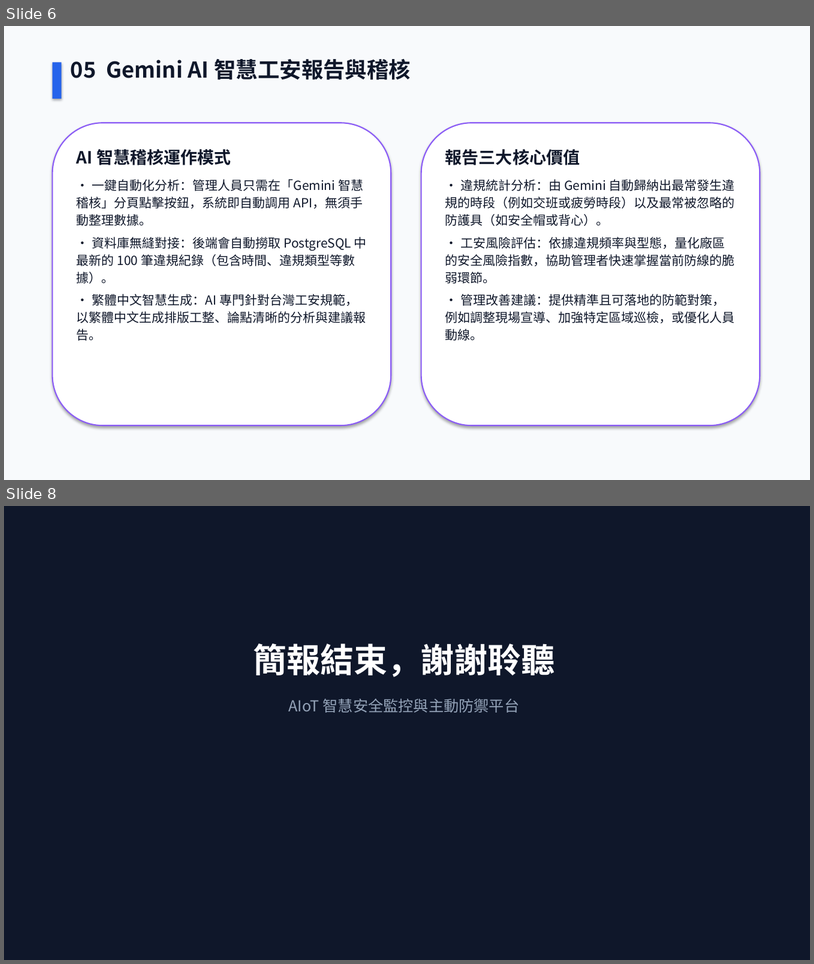
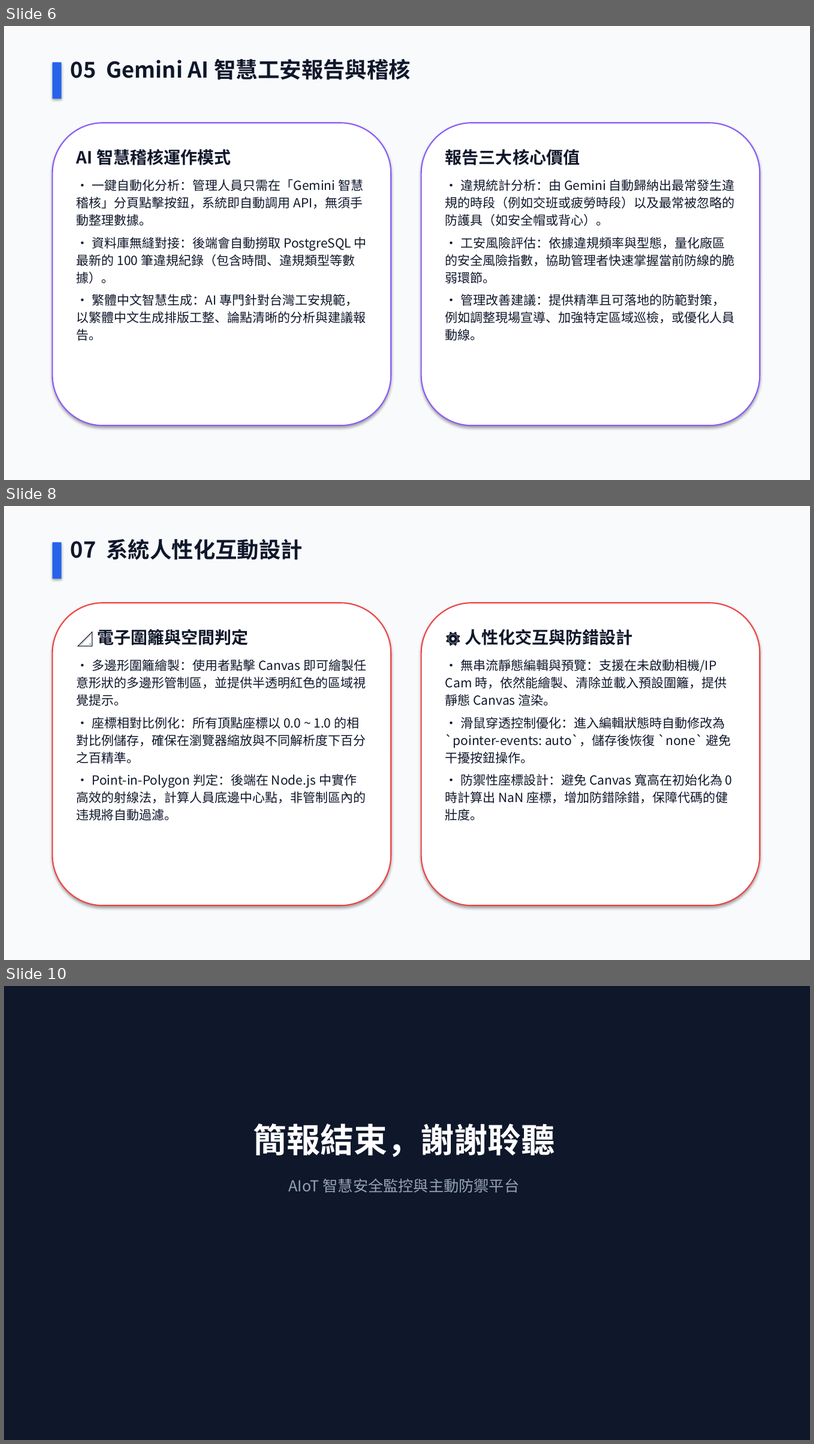
Before and after one commit to zongyandeng/AIoT, a slide deck: AIoT_Safety_Platform_Report.pptx. Shown one above the other, each under a label of ours: slides 6 and 8 before the commit, slides 6, 8 and 10 after it; the slides between them are not shown. The pictures are 814x964 and 814x1444 pixels, drawn with LibreOffice and Linux fonts; fonts in the diff are those of the drawing. Boxes give left, top, right and bottom in pixels: in the first picture for what was removed or moved away, otherwise in the second. Text is boxed around its words. In the diff, an @@ line names an element or a change of style, - is before the commit and + after.

```diff
--- a/AIoT_Safety_Platform_Report.pptx
+++ b/AIoT_Safety_Platform_Report.pptx
@@ slide 8 added at (4, 506, 810, 960), background #F8FAFC @@
@@ text added at (71, 539, 303, 560), 26 pt, text #0F172A, bold @@
+07 系統人性化互動設計
@@ rectangle added at (53, 542, 62, 579), fill #2563EB @@
@@ rounded rectangle added at (53, 603, 391, 905), fill #FFFFFF, outline #EF4444 1.5 pt @@
@@ rounded rectangle added at (422, 603, 760, 905), fill #FFFFFF, outline #EF4444 1.5 pt @@
@@ text added at (77, 629, 366, 820), 15 pt, text #0F172A @@
+📐 電子圍籬與空間判定
+• 多邊形圍籬繪製：使用者點擊 Canvas 即可繪製任意形狀的多邊形管制區，並提供半透明紅色的區域視覺提示。
+• 座標相對比例化：所有頂點座標以 0.0 ~ 1.0 的相對比例儲存，確保在瀏覽器縮放與不同解析度下百分之百精準。
+• Point-in-Polygon 判定：後端在 Node.js 中實作高效的射線法，計算人員底邊中心點，非管制區內的违規將自動過濾。
@@ text added at (446, 629, 733, 820), 15 pt, text #0F172A @@
+⚙️ 人性化交互與防錯設計
+• 無串流靜態編輯與預覽：支援在未啟動相機/IP Cam 時，依然能繪製、清除並載入預設圍籬，提供靜態 Canvas 渲染。
+• 滑鼠穿透控制優化：進入編輯狀態時自動修改為 `pointer-events: auto`，儲存後恢復 `none` 避免干擾按鈕操作。
+• 防禦性座標設計：避免 Canvas 寬高在初始化為 0 時計算出 NaN 座標，增加防錯除錯，保障代碼的健壯度。
@@ what was slide 8 is now slide 10 @@
```
Also in this commit, not shown: 4 slides changed, 1 other slide added, 1 other file.
